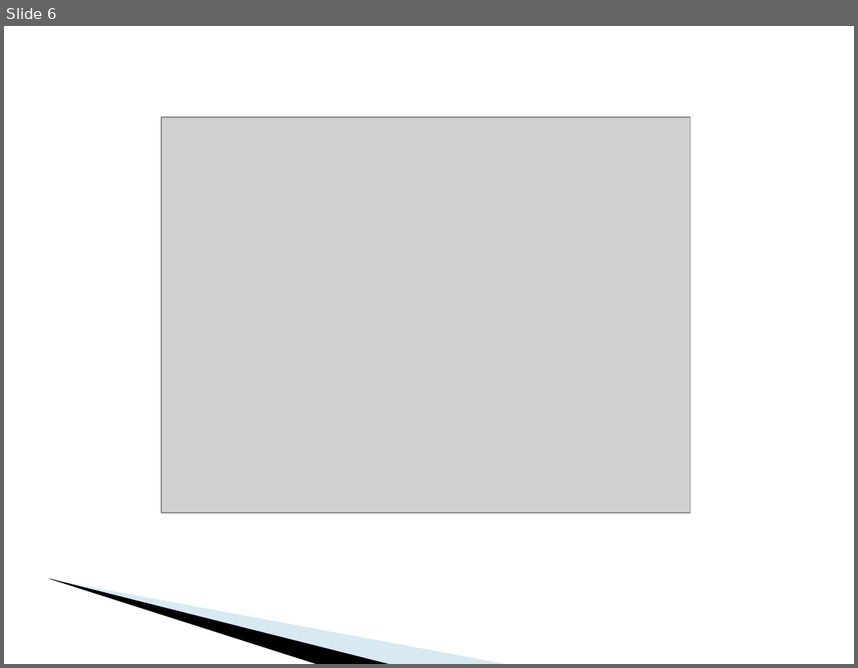
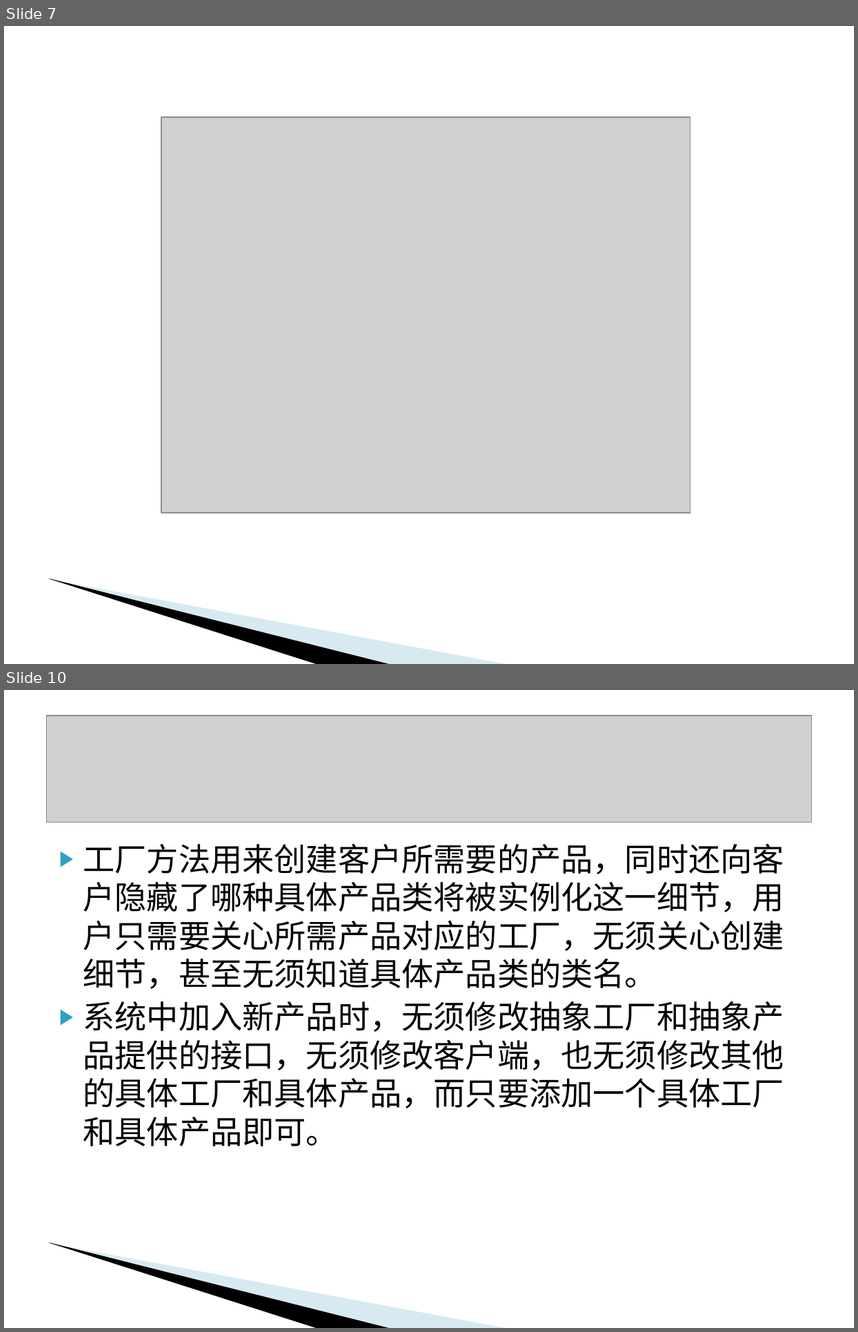
Before and after one commit to csyuzhou/csyuzhou.github.io, a slide deck: files/designPatterns/lecture2.ppt. Shown one above the other, each under a label of ours: slide 6 before the commit, slides 7 and 10 after it; the slides between them are not shown. The pictures are 858x668 and 858x1332 pixels, drawn with LibreOffice and Linux fonts; fonts in the diff are those of the drawing; grey boxes stand for pictures; background and template pictures are left out. Boxes give left, top, right and bottom in pixels: in the first picture for what was removed or moved away, otherwise in the second. Text is boxed around its words. In the diff, an @@ line names an element or a change of style, - is before the commit and + after.

```diff
--- a/files/designPatterns/lecture2.ppt
+++ b/files/designPatterns/lecture2.ppt
@@ slide 10 added at box(4, 690, 854, 1328), background #FFFFFF; not listed: 2 template elements that a slide beside it also shows @@
@@ picture added at box(47, 716, 811, 822) @@
@@ text added at box(83, 844, 784, 1146), 27 pt, text #000000 @@
+▶ 工厂方法用来创建客户所需要的产品，同时还向客户隐藏了哪种具体产品类将被实例化这一细节，用户只需要关心所需产品对应的工厂，无须关心创建细节，甚至无须知道具体产品类的类名。
+▶ 系统中加入新产品时，无须修改抽象工厂和抽象产品提供的接口，无须修改客户端，也无须修改其他的具体工厂和具体产品，而只要添加一个具体工厂和具体产品即可。
@@ what was slide 6 is now slide 7 @@
```
Also in this commit, not shown: 19 slides changed, 3 other slides added, 1 slide removed, 1 other file.
